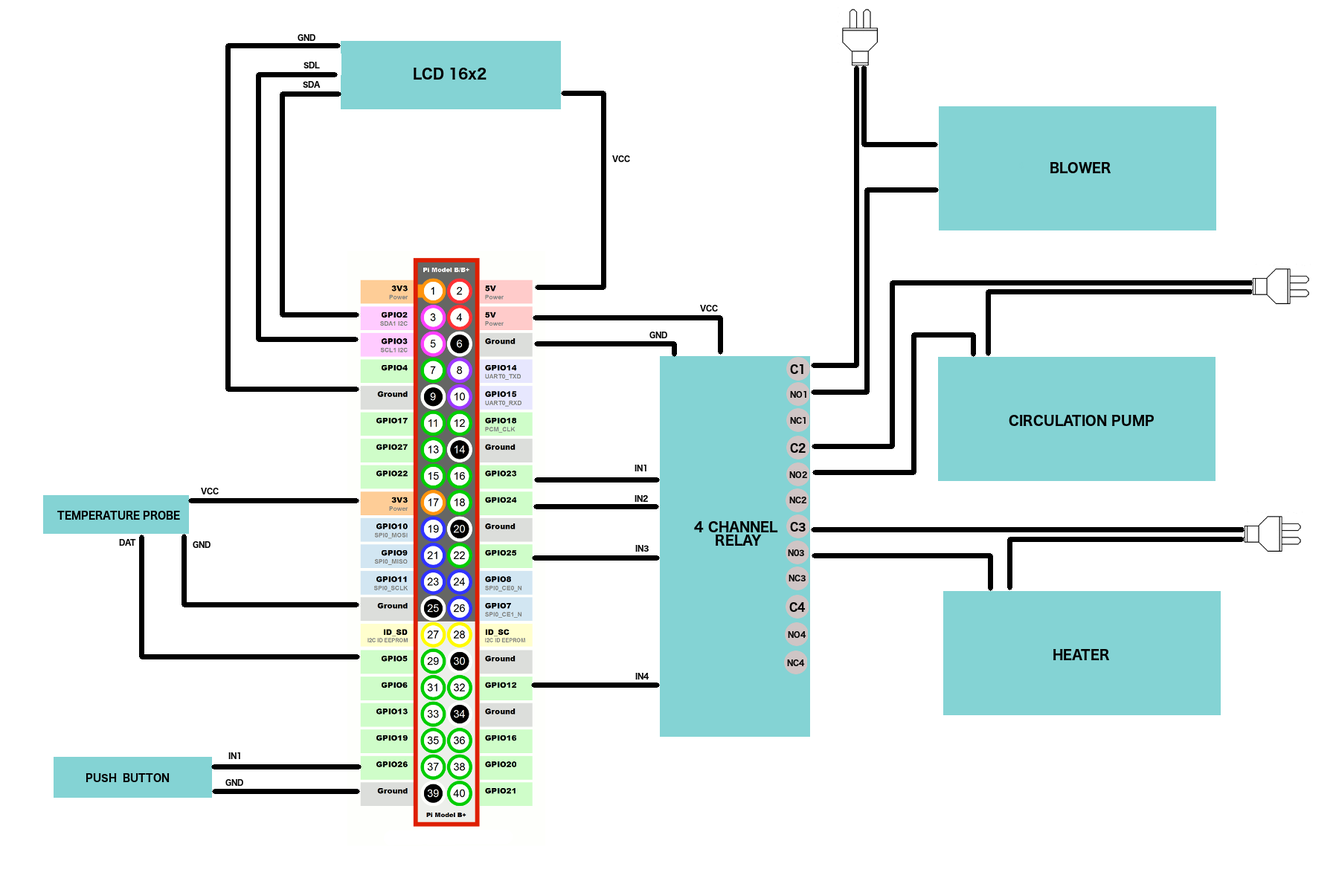
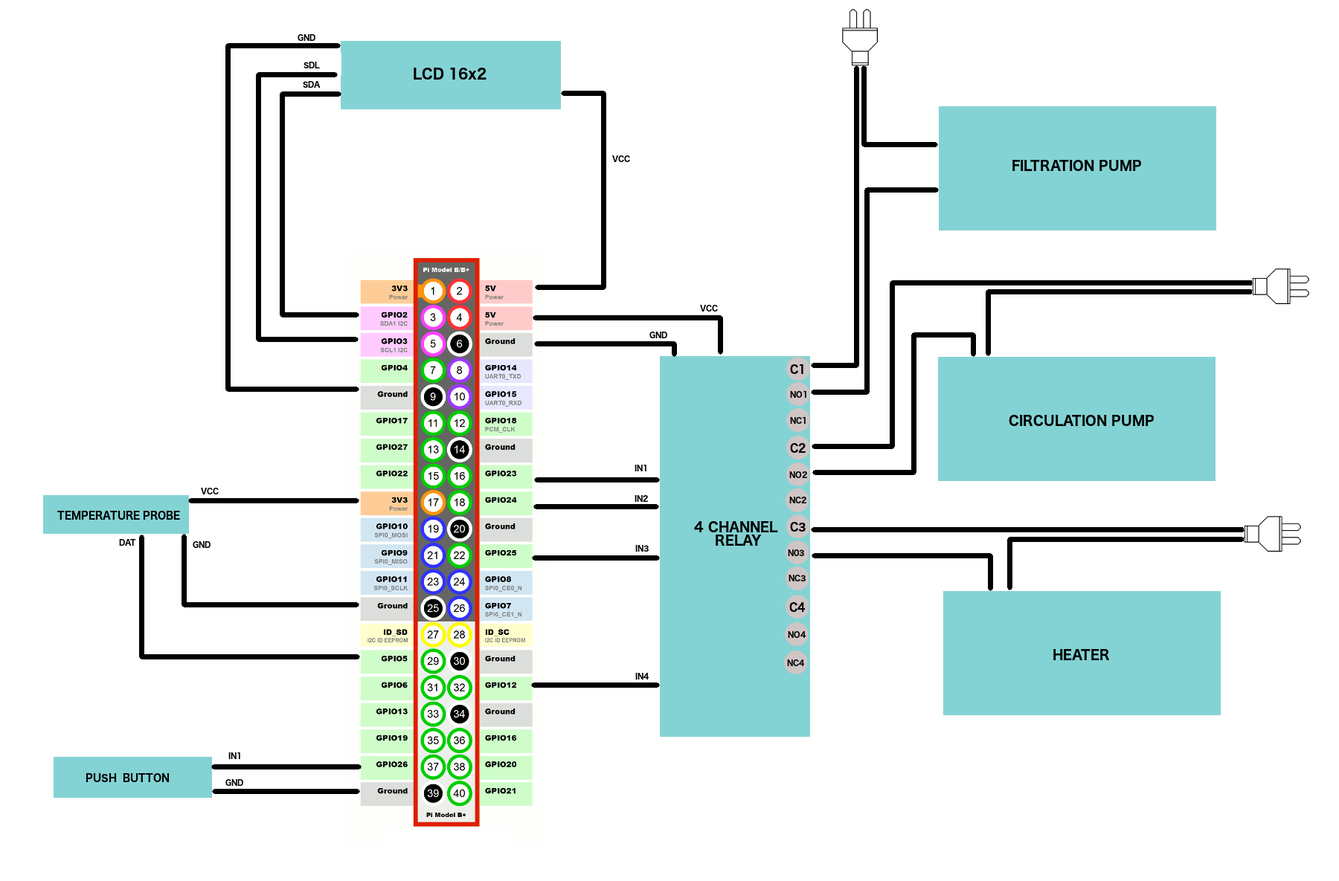
Before/after of a 1339 × 881 layered artwork. What changed in the layer stack:
renamed "BLOWER" to "FILTRATION PUMP", painted on it over (1012, 159, 1141, 175)
